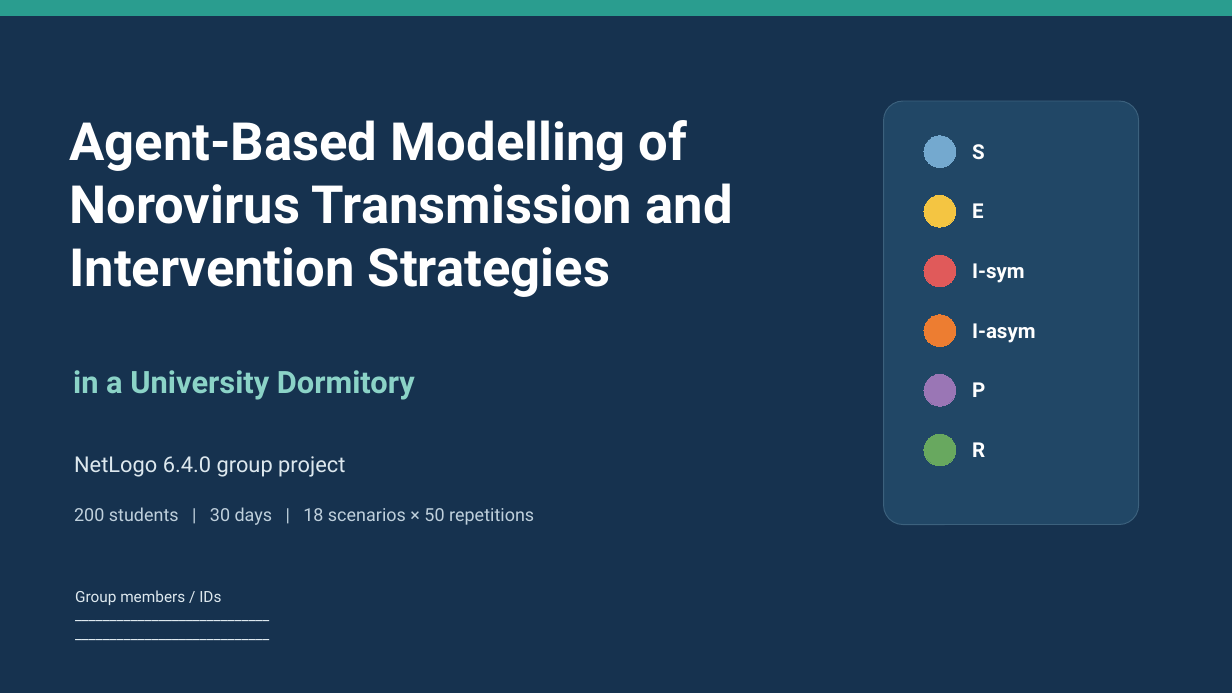
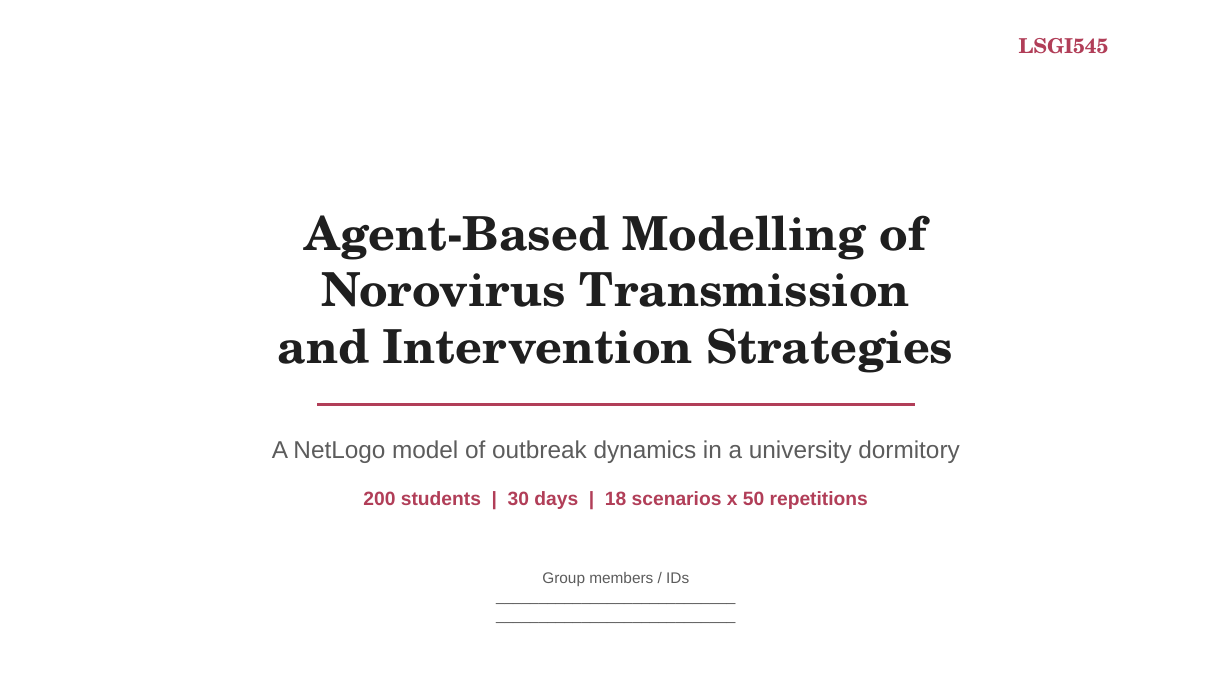
Before and after one commit to LIUXiaolu424/LSGI545-Group26, a slide deck: slide 1 of group_report_presentation/output/Norovirus_Dormitory_ABM_Group_Presentation.pptx. Drawn at 1232x693 pixels with LibreOffice and Linux fonts; fonts in the diff are those of the drawing. Boxes give left, top, right and bottom in pixels: in the first picture for what was removed or moved away, otherwise in the second. Text is boxed around its words. In the diff, an @@ line names an element or a change of style, - is before the commit and + after.

Commit message:
Update standalone NetLogo model, refined report and 33-slide presentation

```diff
--- a/group_report_presentation/output/Norovirus_Dormitory_ABM_Group_Presentation.pptx
+++ b/group_report_presentation/output/Norovirus_Dormitory_ABM_Group_Presentation.pptx
@@ background #16324F to #FFFFFF @@
@@ rectangle removed at (0,0,1232,16) @@
@@ text added at (1019,38,1109,54), 16 pt, text #B13E58, bold @@
+LSGI545
@@ rounded rectangle removed at (884,101,1139,524) @@
@@ ellipse removed at (924,136,956,167) @@
@@ text removed at (972,144,985,159) @@
-S
@@ text "Agent-Based Modelling of": place and size @@
-text "Agent-Based Modelling of" at (69,120,732,297)
+text "Agent-Based Modelling of" at (278,215,953,373)
@@ ellipse removed at (924,195,956,226) @@
@@ text removed at (972,203,984,218) @@
-E
@@ text at (304,215,927,260): size 41 to 36.5 pt, font Roboto to TeX Gyre Schola, text colour #FFFFFF to #1F1F1F in "Agent-Based Modelling of"; alignment left to centre @@
@@ text at (278,259,953,373): text changed; size 41 to 36.5 pt; font Roboto to TeX Gyre Schola; text colour #FFFFFF to #1F1F1F @@
-Norovirus Transmission and
-Intervention Strategies
+Norovirus Transmission
+and Intervention Strategies
@@ ellipse removed at (924,255,956,287) @@
@@ text removed at (972,263,1024,283) @@
-I-sym
@@ ellipse removed at (924,315,956,347) @@
@@ text removed at (972,323,1035,343) @@
-I-asym
@@ text removed at (73,370,415,400) @@
-in a University Dormitory
@@ ellipse removed at (924,374,956,406) @@
@@ text removed at (972,382,985,397) @@
-P
@@ rectangle added at (318,403,915,405), fill #B13E58, outline #B13E58 0 pt @@
@@ text at (272,440,959,463): text changed; size 17 to 19 pt; font Roboto to Arial; text colour #DDE8EE to #5C5C5C @@
-NetLogo 6.4.0 group project
+A NetLogo model of outbreak dynamics in a university dormitory
@@ ellipse removed at (924,434,956,466) @@
@@ text removed at (972,442,985,457) @@
-R
@@ text at (363,491,868,509): text changed; size 14 to 15 pt; font Roboto to Arial; text colour #BFD0DC to #B13E58; bold on @@
-200 students | 30 days | 18 scenarios × 50 repetitions
+200 students | 30 days | 18 scenarios x 50 repetitions
@@ text "Group members / IDs": place and size @@
-text "Group members / IDs" at (75,590,221,605)
+text "Group members / IDs" at (542,572,689,586)
@@ text "Group members / IDs" at (542,572,689,586): font Roboto to Arial, text colour #DDE8EE to #5C5C5C; alignment left to centre @@
```
Also in this commit, not shown: 2 other slides changed, 30 slides added, 12 slides removed, 5 other files.
